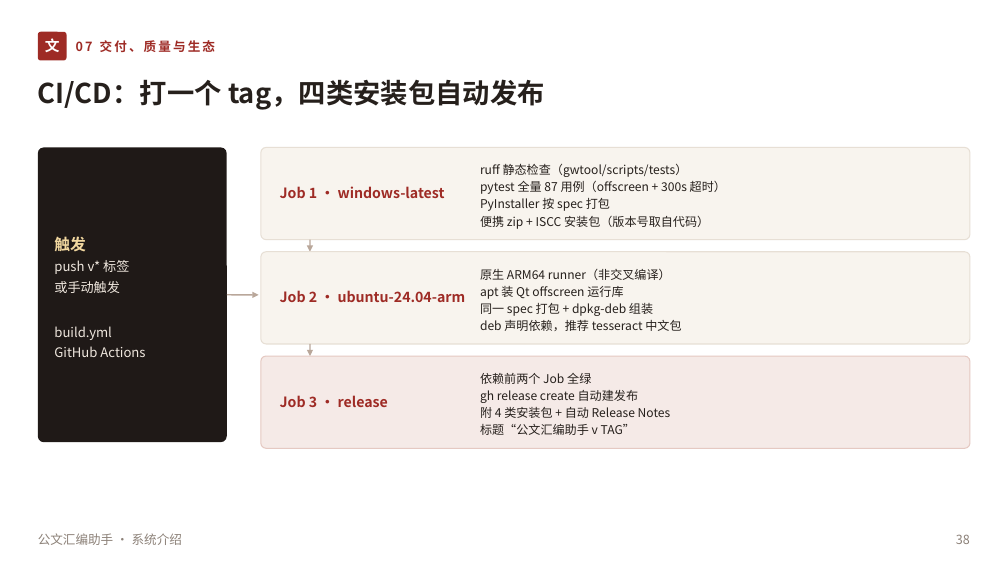
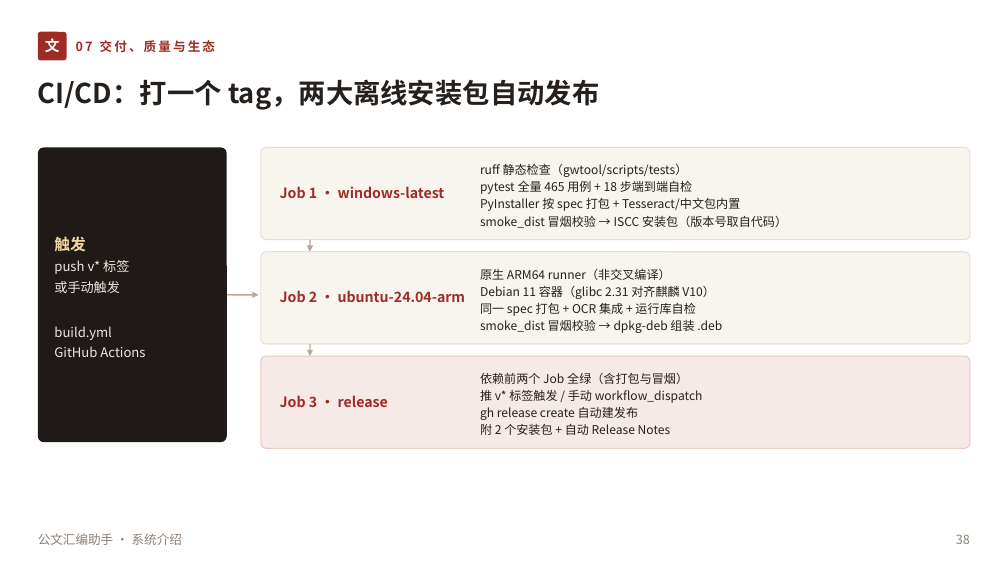
Before and after one commit to lzh745200/gwtool, a slide deck: slide 38 of 公文汇编助手-系统介绍.pptx. Drawn at 1008x567 pixels with LibreOffice and Linux fonts; fonts in the diff are those of the drawing. Boxes give left, top, right and bottom in pixels: in the first picture for what was removed or moved away, otherwise in the second. Text is boxed around its words. In the diff, an @@ line names an element or a change of style, - is before the commit and + after.

```diff
--- a/公文汇编助手-系统介绍.pptx
+++ b/公文汇编助手-系统介绍.pptx
@@ text at (38,79,599,110): text changed @@
-CI/CD：打一个 tag，四类安装包自动发布
+CI/CD：打一个 tag，两大离线安装包自动发布
@@ text at (480,181,787,228): text changed @@
-pytest 全量 87 用例（offscreen + 300s 超时）
-PyInstaller 按 spec 打包
-便携 zip + ISCC 安装包（版本号取自代码）
+pytest 全量 465 用例 + 18 步端到端自检
+PyInstaller 按 spec 打包 + Tesseract/中文包内置
+smoke_dist 冒烟校验 → ISCC 安装包（版本号取自代码）
@@ text at (480,286,722,333): text changed @@
-apt 装 Qt offscreen 运行库
-同一 spec 打包 + dpkg-deb 组装
-deb 声明依赖，推荐 tesseract 中文包
+Debian 11 容器（glibc 2.31 对齐麒麟 V10）
+同一 spec 打包 + OCR 集成 + 运行库自检
+smoke_dist 冒烟校验 → dpkg-deb 组装 .deb
@@ text at (480,373,703,403): text changed @@
-依赖前两个 Job 全绿
+依赖前两个 Job 全绿（含打包与冒烟）
+推 v* 标签触发 / 手动 workflow_dispatch
@@ text at (480,424,671,435): text changed @@
-附 4 类安装包 + 自动 Release Notes
-标题“公文汇编助手 v TAG”
+附 2 个安装包 + 自动 Release Notes
```
Also in this commit, not shown: 15 other slides changed, 4 other files.
